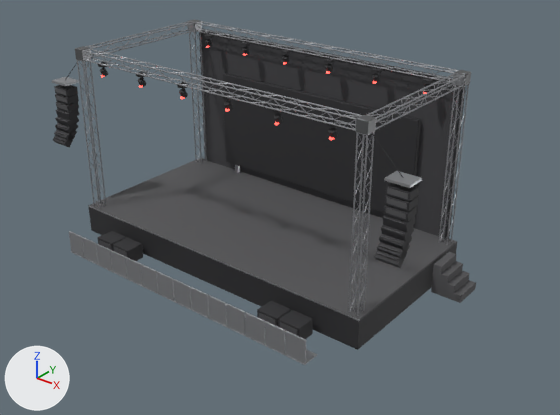
The glTF model public/models/stage.glb, before and after one commit.
Before and after are seen from a 50 mm lens placed at (21.1, -25.2, 18.1), pointed at (1.6, -0.8, 3.0). Lighting does not change. The marker at lower left points along +X, +Y and +Z. The picture after the commit comes second. Vertices at exactly the same position are counted once.

Before the edit, the objects in view are built like this:
```python
me_stage_ledwall = bpy.data.meshes.new('stage_ledwall')
me_stage_ledwall.from_pydata(...)  # 40 vertices, 68 faces; spans x -5.75..5.75, y 3.62..3.86, z 1.4..6.75
# faces by material slot: [44, 24]
me_stage_ledwall.materials.append(mat_black)  # black #2c2c2f
me_stage_ledwall.materials.append(mat_metal)  # grey #aaacaf
me_stage_pa = bpy.data.meshes.new('stage_pa')
me_stage_pa.from_pydata(...)  # 672 vertices, 1168 faces; spans x -9.7..9.7, y -5.2..-3.2, z 0.0..9.0
# faces by material slot: [24, 904, 240]
me_stage_pa.materials.append(mat_metal)  # grey #aaacaf
me_stage_pa.materials.append(mat_black)  # black #2c2c2f
me_stage_pa.materials.append(mat_deck)  # dark grey #555557
me_stage_truss = bpy.data.meshes.new('stage_truss')
me_stage_truss.from_pydata(...)  # 3676 vertices, 4336 faces; spans x -8.0..8.0, y -4.0..4.0, z 0.0..9.2
# faces by material slot: [4112, 224]
me_stage_truss.materials.append(mat_metal)  # grey #aaacaf
me_stage_truss.materials.append(mat_steel)  # grey #6f7173
ob_stage_ledwall = bpy.data.objects.new('stage_ledwall', me_stage_ledwall)
ob_stage_ledwall.location = (0.0, 0.0, 0.0)
ob_stage_pa = bpy.data.objects.new('stage_pa', me_stage_pa)
ob_stage_pa.location = (0.0, 0.0, 0.0)
ob_stage_truss = bpy.data.objects.new('stage_truss', me_stage_truss)
ob_stage_truss.location = (0.0, 0.0, 0.0)
# also in view: 'stage_barrier' at (0.0, -5.7, 0.6); 'stage_deck' at (0.8, 0.0, 4.4); 'stage_lights' at (0.0, -0.2, 8.5)
```
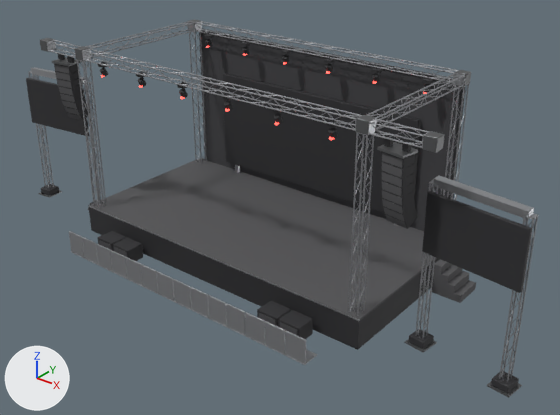
Pixel boxes [x1, y1, x2, y2] of what changed, in the pictures (560 x 415 px; the box of a moved part takes in the faces that stretch with it):
'stage_screens', added: after [26, 67, 538, 398]
    faces in mat_black (black #2c2c2f): [26, 78, 532, 393]
    faces in mat_metal (grey #aaacaf): [28, 67, 538, 383]
    faces in mat_steel (grey #6f7173): [38, 190, 522, 398]
'stage_pa', reshaped (9% wider, 9% taller): before [52, 63, 422, 339]; after [40, 38, 444, 339]
part 1 of me_stage_pa, added: after [47, 40, 56, 50]
part 2 of me_stage_pa, added: after [375, 130, 422, 143]
part 3 of me_stage_pa, added: after [376, 119, 429, 133]
part 4 of me_stage_pa, added: after [369, 122, 423, 137]
part 5 of me_stage_pa, added: after [369, 133, 422, 148]
part 6 of me_stage_pa, added: after [368, 118, 377, 135]
part 7 of me_stage_pa, moved or reshaped: before [54, 85, 78, 97]; after [40, 38, 55, 52]
part 8 of me_stage_pa, moved or reshaped: before [52, 77, 79, 86]; after [52, 57, 82, 66]
part 9 of me_stage_pa, moved or reshaped: before [386, 183, 419, 202]; after [422, 131, 444, 153]
part 10 of me_stage_pa, moved or reshaped: before [384, 171, 422, 188]; after [377, 142, 418, 159]
part 11 of me_stage_pa, added: after [384, 137, 394, 147]
part 12 of me_stage_pa, added: after [402, 141, 412, 152]
part 13 of me_stage_pa, deleted: before [53, 94, 418, 268]
part 14 of me_stage_pa, built on: before [55, 63, 79, 120]; after [48, 41, 90, 121]
part 15 of me_stage_pa, reshaped: before [372, 133, 415, 232]; after [371, 120, 422, 229]

The change, as a diff of the scene's bpy script:
```diff
--- a/public/models/stage.glb.py
+++ b/public/models/stage.glb.py
@@ me_stage_pa @@
 # used by ob_stage_pa; location = (0.0, 0.0, 0.0)
-me_stage_pa.from_pydata(...)  # 672 vertices, 1168 faces; spans x -9.7..9.7, y -5.2..-3.2, z 0.0..9.0
+me_stage_pa.from_pydata(...)  # 784 vertices, 1216 faces; spans x -10.4..10.4, y -5.2..-2.8, z 0.0..9.2
+# me_stage_pa part 1: a new loose piece, a box spanning x -9.95..-9.92, y -3.83..-3.37, z 8.77..9.23, in mat_metal (grey #aaacaf)
+# me_stage_pa part 2: a new loose piece, an 8-sided cylinder along x spanning x 7.85..9.95, y -3.43..-3.37, z 8.77..8.83, in mat_metal (grey #aaacaf)
+# me_stage_pa part 3: a new loose piece, an 8-sided cylinder along x spanning x 7.85..9.95, y -3.43..-3.37, z 9.17..9.23, in mat_metal (grey #aaacaf)
+# me_stage_pa part 4: a new loose piece, an 8-sided cylinder along x spanning x 7.85..9.95, y -3.83..-3.77, z 9.17..9.23, in mat_metal (grey #aaacaf)
+# me_stage_pa part 5: a new loose piece, an 8-sided cylinder along x spanning x 7.85..9.95, y -3.83..-3.77, z 8.77..8.83, in mat_metal (grey #aaacaf)
+# me_stage_pa part 6: a new loose piece, a box spanning x 7.85..7.88, y -3.83..-3.37, z 8.77..9.23, in mat_metal (grey #aaacaf)
+# me_stage_pa part 7: the loose piece of 24 vertices spanning x -9.7..-8.7, y -3.9..-3.3, z 6.8..7.2 is scaled about its middle by (0.516, 0.8, 1.45), then moved by (-1.0, 0.0, 2.0), in mat_steel (grey #6f7173)
+# me_stage_pa part 8: the loose piece of 8 vertices spanning x -9.7..-8.7, y -4.0..-3.2, z 7.3..7.5 is moved by (0.3, 0.0, 1.0), in mat_steel (grey #6f7173)
+# me_stage_pa part 9: the loose piece of 24 vertices spanning x 8.7..9.7, y -3.9..-3.3, z 6.8..7.2 is scaled about its middle by (0.516, 0.8, 1.45), then moved by (1.0, 0.0, 2.0), in mat_steel (grey #6f7173)
+# me_stage_pa part 10: the loose piece of 8 vertices spanning x 8.7..9.7, y -4.0..-3.2, z 7.3..7.5 is moved by (-0.3, 0.0, 1.0), in mat_steel (grey #6f7173)
+# me_stage_pa part 11: a new loose piece, a box spanning x 8.44..8.66, y -3.71..-3.49, z 8.47..8.73, in mat_black (black #2c2c2f)
+# me_stage_pa part 12: a new loose piece, a box spanning x 9.14..9.36, y -3.71..-3.49, z 8.47..8.73, in mat_black (black #2c2c2f)
+# me_stage_pa part 13: 26 loose pieces with 400 vertices, spanning x -9.7..9.7, y -4.4..-3.3, z 4.3..6.8, are deleted
+# me_stage_pa part 14: 40 vertices removed from x -9.7..-7.6, y -4.0..-3.3, z 5.6..9.0; 200 vertices added at x -10.0..-7.8, y -4.0..-2.8, z 5.5..9.2
+# me_stage_pa part 15: 40 vertices removed from x 7.6..9.7, y -4.0..-3.3, z 5.6..9.0; 200 vertices added at x 7.8..10.0, y -4.0..-2.8, z 5.5..9.2
+# other edits to the shape of me_stage_pa do not show in these pictures
 me_stage_pa.materials.append(mat_metal)
@@ me_stage_pa @@
 me_stage_pa.materials.append(mat_deck)
+me_stage_pa.materials.append(mat_steel)  # grey #6f7173
@@ me_stage_screens @@
+me_stage_screens.from_pydata(...)  # 1532 vertices, 1936 faces; spans x -13.9..13.9, y -3.0..-1.6, z 0.0..7.1
+# faces by material slot: [264, 1624, 48]
+me_stage_screens.materials.append(mat_black)  # black #2c2c2f
+me_stage_screens.materials.append(mat_metal)  # grey #aaacaf
+me_stage_screens.materials.append(mat_steel)  # grey #6f7173
@@ ob_stage_screens @@
+ob_stage_screens = bpy.data.objects.new('stage_screens', me_stage_screens)
+ob_stage_screens.location = (0.0, 0.0, 0.0)
```
